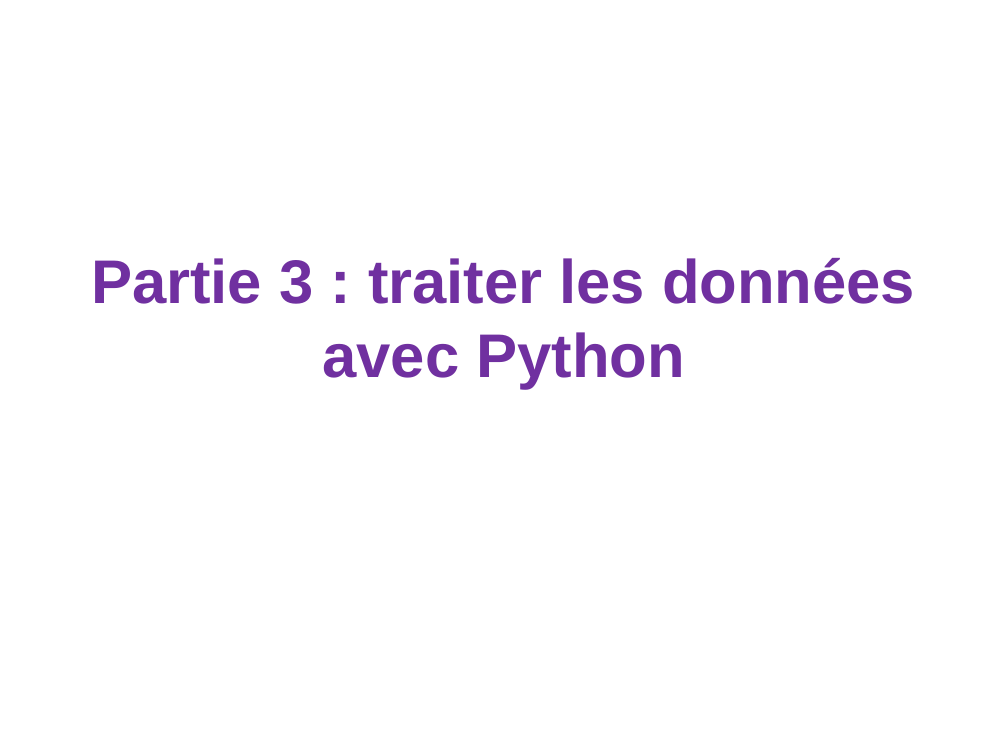
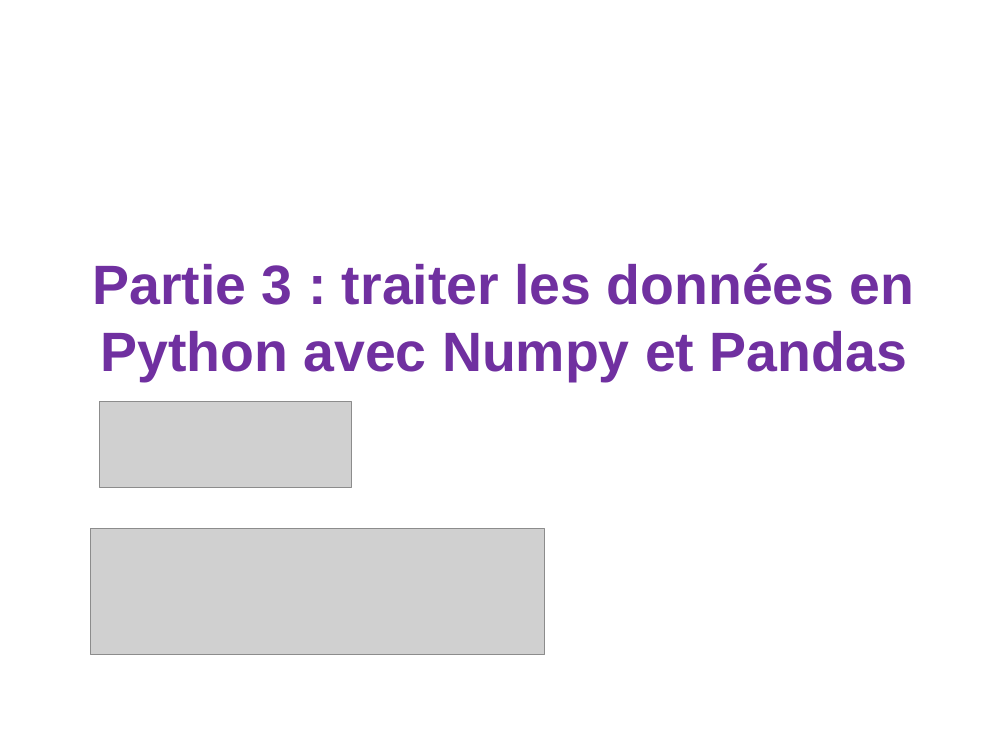
Before and after one commit to loicmidy/formation-python, a slide deck: slide 19 of formation python.pptx (slide 18 before the commit). Drawn at 1008x756 pixels with LibreOffice and Linux fonts; fonts in the diff are those of the drawing; grey boxes stand for pictures. Boxes give left, top, right and bottom in pixels: in the first picture for what was removed or moved away, otherwise in the second. Text is boxed around its words. In the diff, an @@ line names an element or a change of style, - is before the commit and + after.

```diff
--- a/formation python.pptx
+++ b/formation python.pptx
@@ title at [93,263,915,381]: text changed; size 44 to 39.6 pt @@
-Partie 3 : traiter les données avec Python
+Partie 3 : traiter les données en Python avec Numpy et Pandas
@@ picture added at [99,402,351,488] @@
@@ picture added at [91,529,544,655] @@
```
Also in this commit, not shown: 9 other slides changed, 7 slides added, 4 slides removed, 4 other files.
